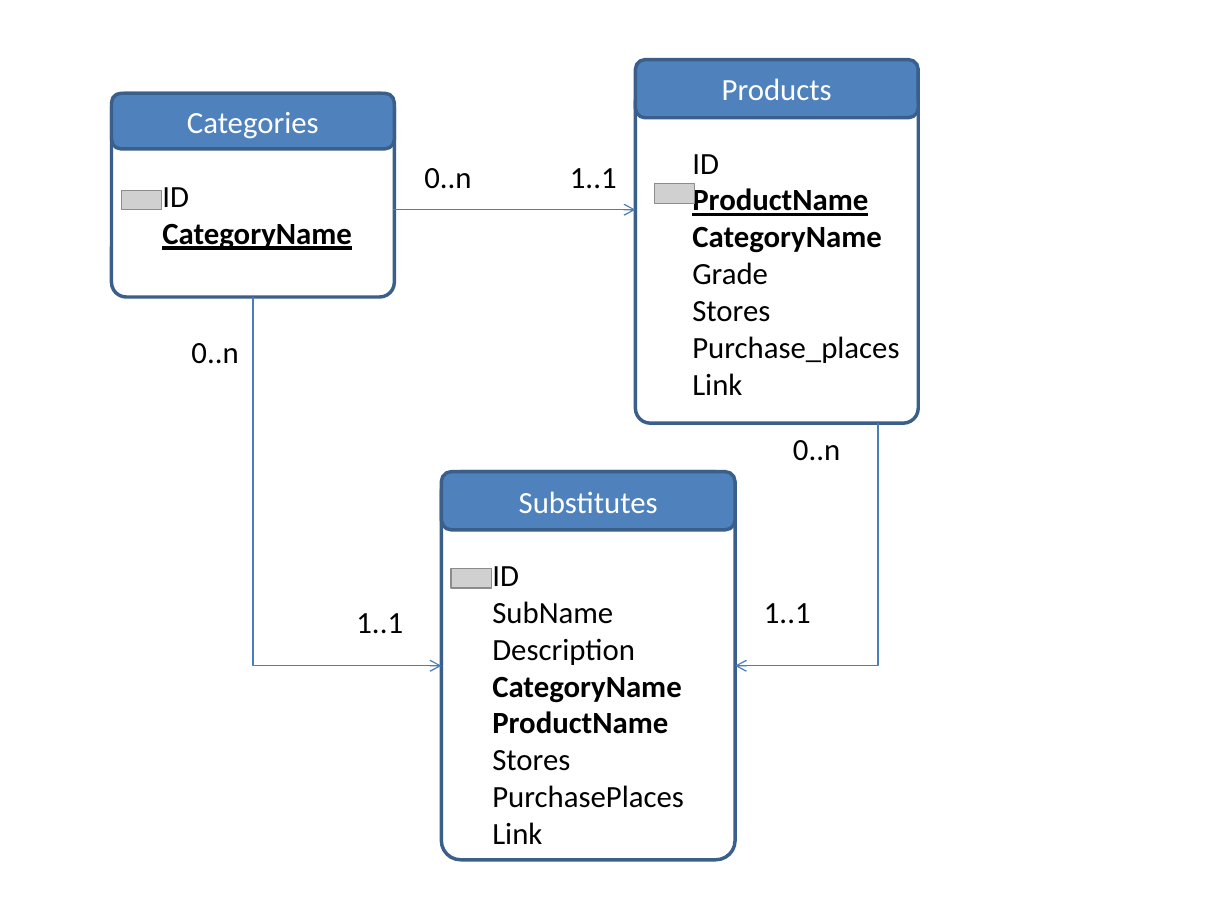
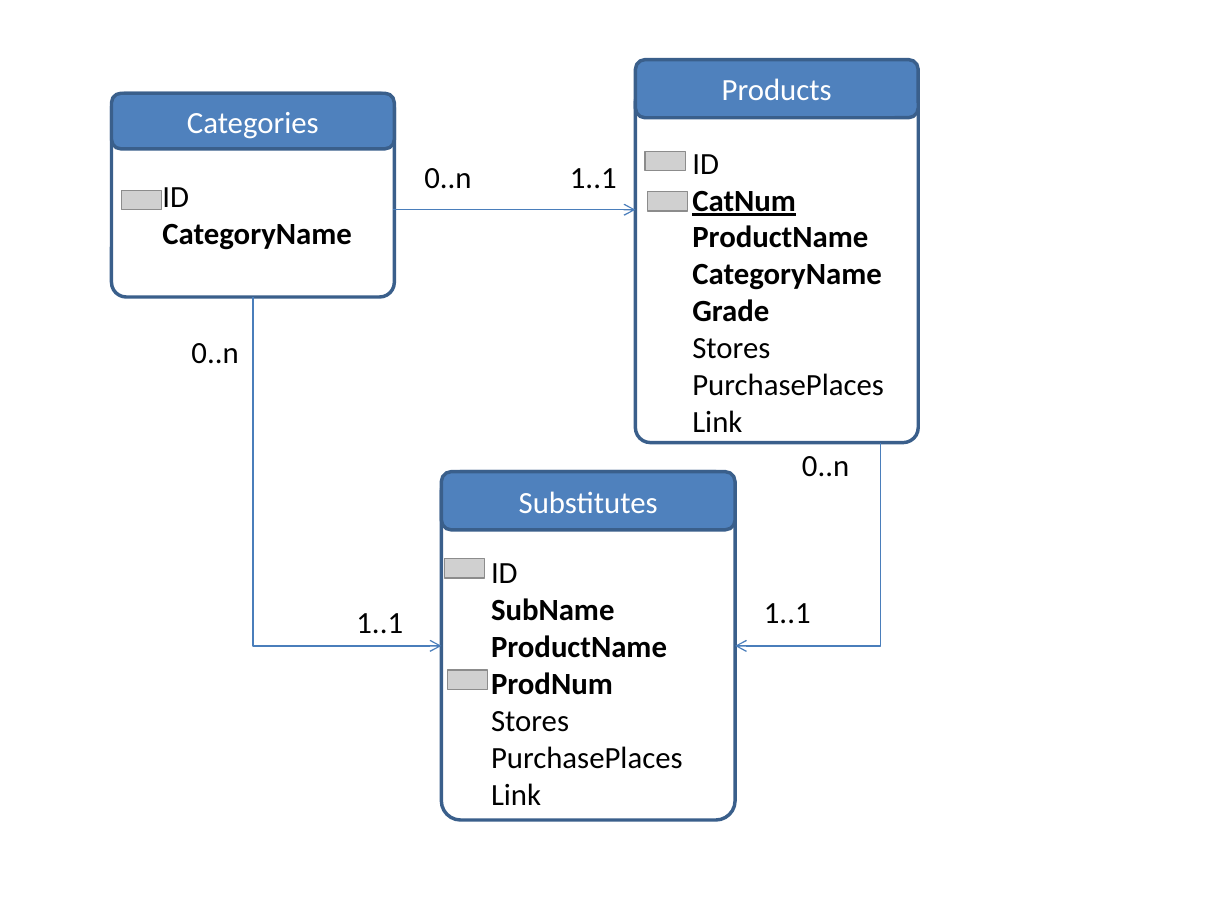
Before and after one commit to FatSin/oc-le-meme-en-mieux, a slide deck: slide 1 of doc/schéma BDD.pptx. Drawn at 1232x924 pixels with LibreOffice and Linux fonts; fonts in the diff are those of the drawing; grey boxes stand for pictures. Boxes give left, top, right and bottom in pixels: in the first picture for what was removed or moved away, otherwise in the second. Text is boxed around its words. In the diff, an @@ line names an element or a change of style, - is before the commit and + after.

```diff
--- a/doc/schéma BDD.pptx
+++ b/doc/schéma BDD.pptx
@@ rounded rectangle: place and size @@
-rounded rectangle at (636,86,919,423)
+rounded rectangle at (636,86,919,442)
@@ picture added at (646,152,686,171) @@
@@ picture: place and size @@
-picture at (654,184,695,203)
+picture at (648,192,689,212)
@@ text at (692,190,796,216): paragraph added @@
+CatNum
@@ text at (162,223,351,250): underline off in "CategoryName" @@
@@ text at (692,225,868,322): underline off in "ProductName"; bold on in "Grade" @@
@@ elbow arrow moved from (253, 297) - (441, 665) to (253, 297) - (441, 646) @@
@@ text at (692,373,884,396): text changed @@
-Purchase_places
+PurchasePlaces
@@ elbow arrow moved from (878, 424) - (736, 665) to (881, 442) - (736, 646) @@
@@ text "0..n": place and size @@
-text "0..n" at (793,440,840,461)
+text "0..n" at (802,456,849,477)
@@ rounded rectangle: place and size @@
-rounded rectangle at (441,472,734,860)
+rounded rectangle at (441,472,734,821)
@@ picture: place and size @@
-picture at (451,569,492,589)
+picture at (445,559,485,579)
@@ text at (491,598,615,621): bold on in "SubName" @@
@@ text at (492,638,681,703): paragraphs removed @@
-Description
-CategoryName
@@ picture added at (447,670,488,690) @@
@@ text at (491,672,613,695): paragraph added @@
+ProdNum
```
Also in this commit, not shown: 3 other files.
